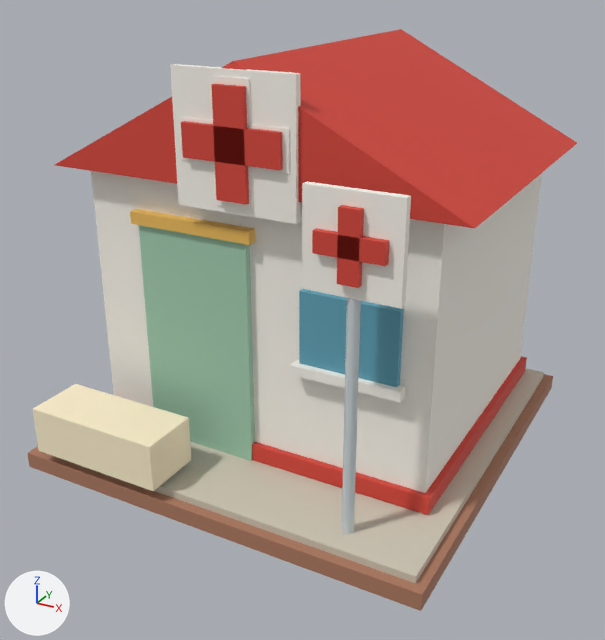
One commit to the glTF model games/brightway-park/public/art/models/fac_firstaid.glb: the scene before it, then after it.
Rendered twice from a 50 mm lens placed at (3.22, -6.04, 4.07), pointed at (0.04, -0.26, 1.18). The lights are fixed; the arrows at lower left show +X, +Y and +Z. The first picture is the older version. Where no turn or scale is listed for an object, it has been applied to the vertices.

Objects in the first picture: 'fac_firstaid_0', 'fac_firstaid_1', 'fac_firstaid_2', 'fac_firstaid_3', 'fac_firstaid_4', 'fac_firstaid_5', 'fac_firstaid_6', 'fac_firstaid_7', 'fac_firstaid_8'.
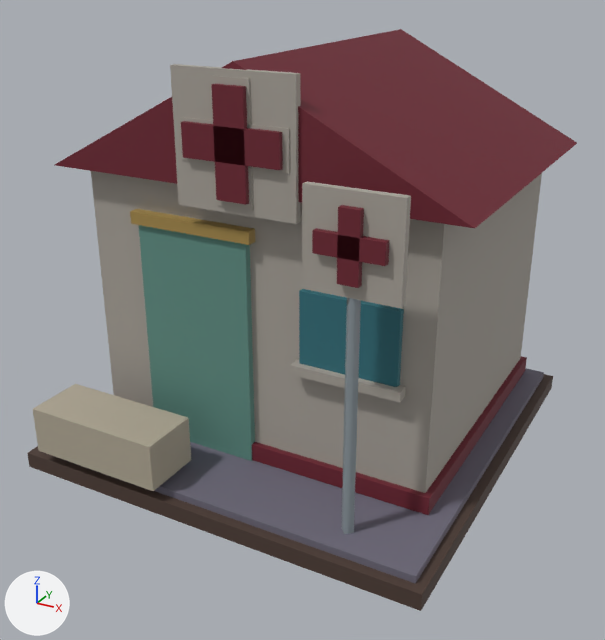
What differs and where, as boxes (x1, y1, x2, y2) in the pictures (605 x 640 px):
```json
{"object": "fac_firstaid_2", "change": "recoloured", "before": [91, 64, 542, 493], "after": [91, 64, 542, 493], "on screen": "white to grey"}
{"object": "fac_firstaid_3", "change": "recoloured", "before": [55, 29, 577, 515], "after": [55, 29, 577, 515], "on screen": "red to dark red"}
{"object": "fac_firstaid_4", "change": "recoloured", "before": [139, 225, 255, 461], "after": [139, 225, 255, 461], "on screen": "green to cyan"}
{"object": "fac_firstaid_1", "change": "recoloured", "before": [154, 368, 544, 584], "after": [154, 368, 544, 584], "on screen": "darker"}
{"object": "fac_firstaid_0", "change": "recoloured", "before": [27, 374, 553, 611], "after": [27, 374, 553, 611]}
{"object": "fac_firstaid_8", "change": "recoloured", "before": [33, 384, 191, 491], "after": [33, 384, 191, 491], "on screen": "beige to grey"}
{"object": "fac_firstaid_6", "change": "recoloured", "before": [299, 289, 404, 387], "after": [299, 289, 404, 387], "on screen": "cyan to dark cyan"}
{"object": "fac_firstaid_7", "change": "recoloured", "before": [342, 298, 361, 534], "after": [342, 298, 361, 534], "on screen": "light grey to grey"}
{"object": "fac_firstaid_5", "change": "recoloured", "before": [130, 209, 255, 245], "after": [130, 209, 255, 245], "on screen": "orange to brown"}
```

The change, as JSON lines over the scene's bpy script:
```json
{"op": "set", "path": "mat_material_0.base_color", "old": "(0.418, 0.191, 0.117)", "new": "(0.0742, 0.0437, 0.0331)", "note": "brown #ad7960 -> brown #4d3b33"}
{"op": "set", "path": "mat_material_1.base_color", "old": "(0.624, 0.571, 0.468)", "new": "(0.156, 0.144, 0.195)", "note": "pale yellow #cfc7b6 -> grey #6e6a7a"}
{"op": "set", "path": "mat_material_2.base_color", "old": "(0.965, 0.93, 0.855)", "new": "(0.397, 0.366, 0.323)", "note": "white #fbf7ee -> grey #a9a39a"}
{"op": "set", "path": "mat_material_3.base_color", "old": "(0.672, 0.0595, 0.0395)", "new": "(0.156, 0.0137, 0.0273)", "note": "red #d64538 -> dark red #6e1f2e"}
{"op": "set", "path": "mat_material_4.base_color", "old": "(0.356, 0.597, 0.434)", "new": "(0.114, 0.275, 0.231)", "note": "green #a1cbb0 -> cyan #5f8f84"}
{"op": "set", "path": "mat_material_5.base_color", "old": "(0.847, 0.503, 0.107)", "new": "(0.381, 0.254, 0.0685)", "note": "orange #edbc5c -> brown #a68a4a"}
{"op": "set", "path": "mat_material_6.base_color", "old": "(0.114, 0.366, 0.479)", "new": "(0.0284, 0.159, 0.195)", "note": "cyan #5fa3b8 -> dark cyan #2f6f7a"}
{"op": "set", "path": "mat_material_7.base_color", "old": "(0.658, 0.723, 0.745)", "new": "(0.275, 0.323, 0.352)", "note": "light grey #d4dde0 -> grey #8f9aa0"}
{"op": "set", "path": "mat_material_8.base_color", "old": "(1.0, 0.88, 0.624)", "new": "(0.44, 0.392, 0.301)", "note": "beige #fff1cf -> grey #b1a895"}
```
